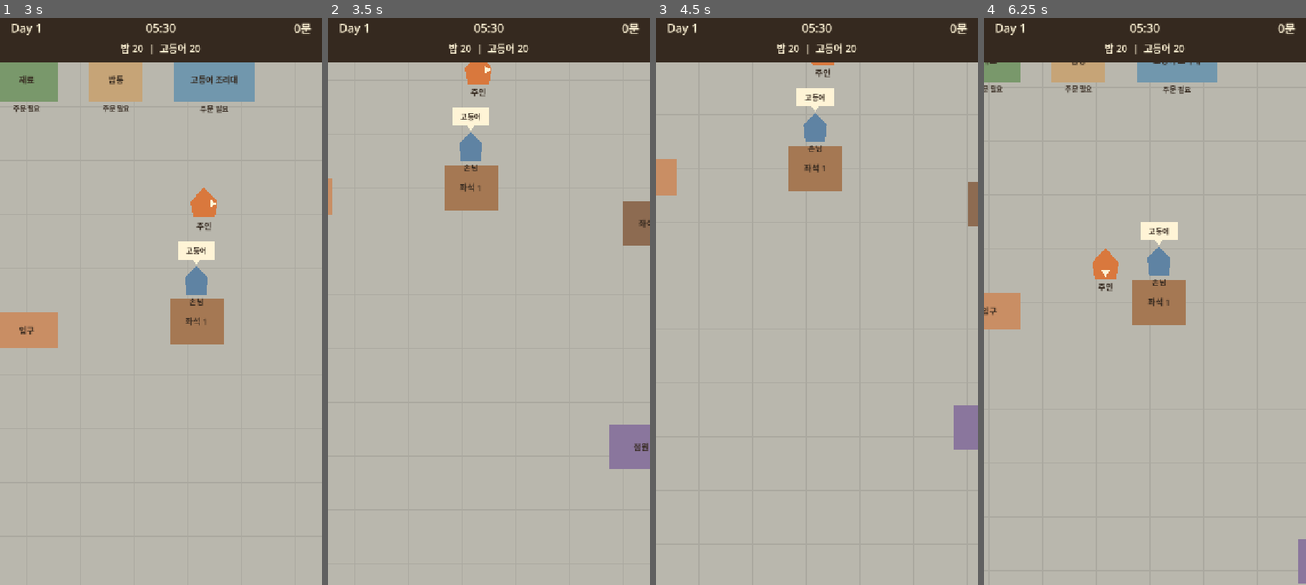
Above: before the commit, frames 1-4 (left to right).
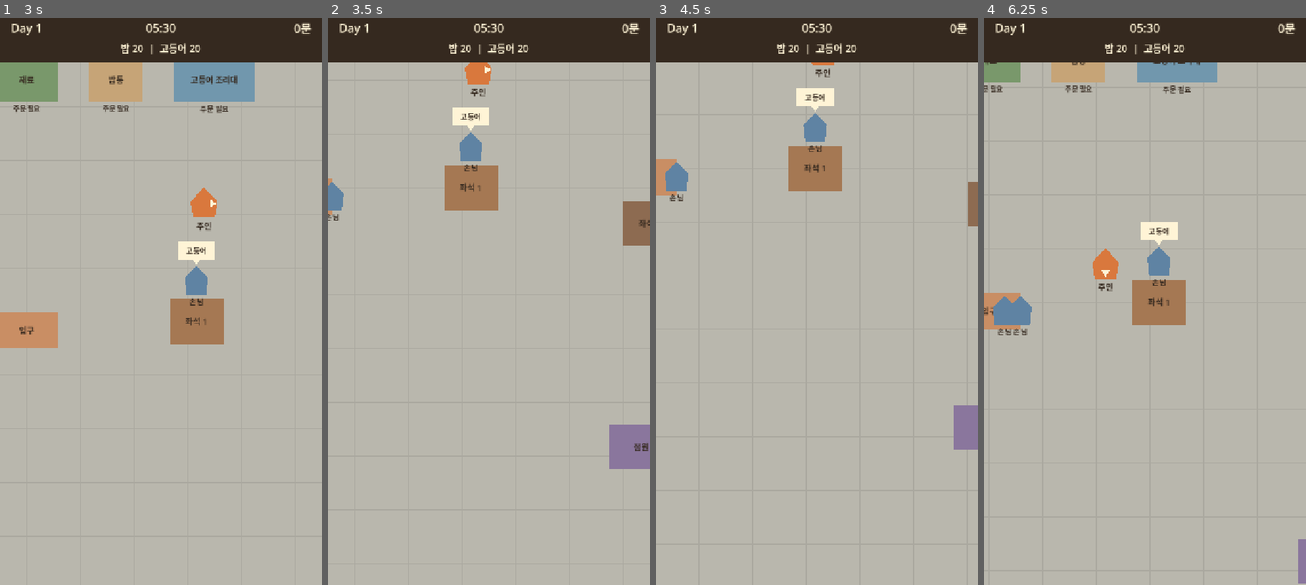
Above: after the commit, the same moments.

Repository: KwangSon/street
Game: Godot game, scene res://srcs/main.tscn
Same seed, same stepped clock (60 frames per second), same inputs: the game is played once before the commit and once after it.
Inputs (mouse positions are in pixels of both pictures, inside the frame that each line leads up to):
- Up to frame 1 (3 s): tap Enter at 0.5 s; move the mouse to (231, 267) at 0.52 s; hold Right 0.53-1.25 s; hold Shift 0.53-1.25 s; click (231, 267) at 0.67 s; drag from (96, 329) to (144, 414) at 1.27 s; move the mouse to (193, 171) at 2.02 s; hold Right 2.03-2.75 s; tap Ctrl at 2.1 s; tap Space at 2.75 s; drag from (144, 414) to (64, 210) at 2.77 s
- Up to frame 2 (3.5 s): no input
- Up to frame 3 (4.5 s): move the mouse to (913, 386) at 3.52 s; tap Alt at 3.6 s; tap Enter at 4.25 s; drag from (720, 210) to (768, 154) at 4.27 s
- Up to frame 4 (6.25 s): tap Space at 5 s; move the mouse to (1161, 295) at 5.02 s; hold Shift 5.03-5.75 s; click (1161, 295) at 5.17 s; tap Enter at 5.75 s; drag from (1096, 154) to (1080, 329) at 5.77 s

Frame 1 is identical in both runs. In frame 2, 0.2% of the frame differs, in the area x 0-5%, y 28-36%; in frame 3, 0.3%; in frame 4, 0.6%, in the area x 2-15%, y 49-56%.

Commit message:
feat: show and promote waiting customers

Diff:
--- a/srcs/day/day_customer.gd
+++ b/srcs/day/day_customer.gd
@@ -20,6 +20,8 @@
 var _customer_id: String = ""
 var _seat_target: Vector2 = Vector2.ZERO
 var _moving_to_seat: bool = false
+var _queue_target: Vector2 = Vector2.ZERO
+var _moving_to_queue: bool = false
 var _exit_target: Vector2 = Vector2.ZERO
 var _moving_to_exit: bool = false
 var _order_bubble: Node2D
@@ -31,13 +33,10 @@
 
 func configure(
 	customer_id: String,
-	start_position: Vector2,
-	seat_target: Vector2
+	start_position: Vector2
 ) -> void:
 	_customer_id = customer_id
 	position = start_position
-	_seat_target = seat_target
-	_moving_to_seat = true
 	name = "Customer_%s" % customer_id
 
 
@@ -56,6 +55,9 @@
 	if _moving_to_seat:
 		_move_to_seat(delta)
 		return
+	if _moving_to_queue:
+		_move_to_queue(delta)
+		return
 	if _moving_to_exit:
 		_move_to_exit(delta)
 		return
@@ -84,12 +86,35 @@
 
 func get_order_target() -> DayCustomerOrderTarget:
 	return _order_target
+
+
+func assign_seat(seat_target: Vector2) -> void:
+	_seat_target = seat_target
+	_moving_to_seat = true
+	_moving_to_queue = false
+	_moving_to_exit = false
+
+
+func move_to_queue(queue_target: Vector2) -> void:
+	_queue_target = queue_target
+	_moving_to_queue = true
+	_moving_to_seat = false
+	_moving_to_exit = false
+
+
+func is_moving_to_queue() -> bool:
+	return _moving_to_queue
+
+
+func get_queue_target() -> Vector2:
+	return _queue_target
 
 
 func start_leaving(exit_target: Vector2) -> void:
 	_exit_target = exit_target
 	_moving_to_exit = true
 	_moving_to_seat = false
+	_moving_to_queue = false
 	_is_eating = false
 
 
@@ -224,3 +249,18 @@
 		offset.length() / maxf(delta, 0.0001)
 	)
 	move_and_slide()
+
+
+func _move_to_queue(delta: float) -> void:
+	var offset: Vector2 = _queue_target - position
+	if offset.length() <= ARRIVAL_DISTANCE:
+		position = _queue_target
+		velocity = Vector2.ZERO
+		_moving_to_queue = false
+		return
+
+	velocity = offset.normalized() * minf(
+		MOVE_SPEED,
+		offset.length() / maxf(delta, 0.0001)
+	)
+	move_and_slide()
--- a/srcs/day/day_customer_manager.gd
+++ b/srcs/day/day_customer_manager.gd
@@ -9,23 +9,43 @@
 const DayPaymentScript: Script = preload(
 	"res://srcs/day/day_payment.gd"
 )
+const DEFAULT_SPAWN_INTERVAL: float = 3.0
+
+var spawn_interval: float = DEFAULT_SPAWN_INTERVAL
 
 var _entrance_position: Vector2 = Vector2.ZERO
 var _seat_targets: Dictionary = {}
+var _queue_targets: Array[Vector2] = []
 var _customers: Dictionary = {}
 var _payments: Dictionary = {}
+var _spawn_time_remaining: float = DEFAULT_SPAWN_INTERVAL
 
 
 func configure(
 	entrance_position: Vector2,
-	seat_targets: Dictionary
+	seat_targets: Dictionary,
+	queue_targets: Array[Vector2] = []
 ) -> void:
 	_entrance_position = entrance_position
 	_seat_targets = seat_targets.duplicate(true)
+	_queue_targets = queue_targets.duplicate()
 
 
 func _ready() -> void:
-	call_deferred("_spawn_initial_customer")
+	_spawn_time_remaining = spawn_interval
+	call_deferred("_spawn_customer")
+
+
+func _process(delta: float) -> void:
+	if GameManager.get_customer_queue().size() >= (
+		GameManager.MAX_CUSTOMER_QUEUE
+	):
+		return
+	_spawn_time_remaining -= maxf(delta, 0.0)
+	if _spawn_time_remaining > 0.0:
+		return
+	_spawn_time_remaining = maxf(spawn_interval, 0.01)
+	_spawn_customer()
 
 
 func get_customer(customer_id: String) -> DayCustomer:
@@ -40,15 +60,21 @@
 	return _payments.get(customer_id) as DayPayment
 
 
-func _spawn_initial_customer() -> void:
-	if not GameManager.get_day_customer_ids().is_empty():
+func _spawn_customer() -> void:
+	if (
+		not _has_available_seat()
+		and GameManager.get_customer_queue().size()
+		>= GameManager.MAX_CUSTOMER_QUEUE
+	):
 		return
 
 	var customer_id: String = GameManager.create_day_customer()
 	var seat_id: String = _find_available_seat_id()
-	if seat_id.is_empty():
-		return
-	if not GameManager.try_assign_customer_to_seat(
+	var joins_queue: bool = seat_id.is_empty()
+	if joins_queue:
+		if not GameManager.try_enqueue_day_customer(customer_id):
+			return
+	elif not GameManager.try_assign_customer_to_seat(
 		customer_id,
 		seat_id
 	):
@@ -57,9 +83,15 @@
 	var customer: DayCustomer = DayCustomerScript.new()
 	customer.configure(
 		customer_id,
-		_entrance_position,
-		Vector2(_seat_targets[seat_id])
-	)
+		_entrance_position
+	)
+	if joins_queue:
+		var queue_index: int = (
+			GameManager.get_customer_queue().find(customer_id)
+		)
+		customer.move_to_queue(_get_queue_target(queue_index))
+	else:
+		customer.assign_seat(Vector2(_seat_targets[seat_id]))
 	customer.reached_seat.connect(_on_customer_reached_seat)
 	customer.finished_eating.connect(_on_customer_finished_eating)
 	customer.exited.connect(_on_customer_exited)
@@ -82,6 +114,57 @@
 	return ""
 
 
+func _has_available_seat() -> bool:
+	return not _find_available_seat_id().is_empty()
+
+
+func _get_queue_target(queue_index: int) -> Vector2:
+	if (
+		queue_index >= 0
+		and queue_index < _queue_targets.size()
+	):
+		return _queue_targets[queue_index]
+	return _entrance_position + Vector2(
+		60.0 * float(queue_index + 1),
+		0.0
+	)
+
+
+func _refresh_queue_targets() -> void:
+	var customer_queue: Array[String] = (
+		GameManager.get_customer_queue()
+	)
+	for queue_index: int in range(customer_queue.size()):
+		var customer: DayCustomer = get_customer(
+			customer_queue[queue_index]
+		)
+		if customer != null:
+			customer.move_to_queue(
+				_get_queue_target(queue_index)
+			)
+
+
+func _promote_next_customer() -> void:
+	var customer_queue: Array[String] = (
+		GameManager.get_customer_queue()
+	)
+	if customer_queue.is_empty():
+		return
+	var seat_id: String = _find_available_seat_id()
+	if seat_id.is_empty():
+		return
+	var customer_id: String = customer_queue[0]
+	if not GameManager.try_assign_customer_to_seat(
+		customer_id,
+		seat_id
+	):
+		return
+	var customer: DayCustomer = get_customer(customer_id)
+	if customer != null:
+		customer.assign_seat(Vector2(_seat_targets[seat_id]))
+	_refresh_queue_targets()
+
+
 func _on_customer_reached_seat(customer_id: String) -> void:
 	if not GameManager.mark_customer_seated(
 		customer_id,
@@ -139,4 +222,8 @@
 	_customers.erase(customer_id)
 	if customer != null:
 		customer.queue_free()
-	call_deferred("_spawn_initial_customer")
+	if _customers.is_empty():
+		_spawn_customer()
+	else:
+		_promote_next_customer()
+		_spawn_time_remaining = maxf(spawn_interval, 0.01)
--- a/srcs/screens/day_screen.gd
+++ b/srcs/screens/day_screen.gd
@@ -267,7 +267,12 @@
 		Vector2(120.0, 860.0),
 		{
 			"seat_1": Vector2(500.0, 750.0),
-		}
+		},
+		[
+			Vector2(190.0, 860.0),
+			Vector2(260.0, 860.0),
+			Vector2(330.0, 860.0),
+		]
 	)
 	_customer_manager.interactable_created.connect(
 		_on_customer_interactable_created
--- a/tests/test_day_screen.gd
+++ b/tests/test_day_screen.gd
@@ -74,6 +74,38 @@
 	)
 
 
+func test_screen_customer_queue_stops_at_three_waiting() -> void:
+	var screen: DayScreen = await _create_screen()
+	var customer_manager: DayCustomerManager = (
+		screen.get_customer_manager()
+	)
+	customer_manager.spawn_interval = 0.01
+	customer_manager._spawn_time_remaining = 0.01
+
+	await wait_physics_frames(20)
+
+	assert_eq(customer_manager.get_customer_count(), 4)
+	assert_eq(
+		GameManager.get_customer_queue(),
+		[
+			"customer_2",
+			"customer_3",
+			"customer_4",
+		]
+	)
+	assert_eq(
+		GameManager.get_day_customer("customer_2")["state"],
+		GameManager.CUSTOMER_WAITING_IN_QUEUE
+	)
+	assert_eq(
+		customer_manager.get_customer(
+			"customer_2"
+		).get_queue_target(),
+		Vector2(190.0, 860.0)
+	)
+	assert_null(customer_manager.get_customer("customer_5"))
+
+
 func test_station_approach_without_order_does_not_start_crafting() -> void:
 	var screen: DayScreen = await _create_screen()
 	var station: MackerelStation = screen.get_mackerel_station()
@@ -167,8 +199,14 @@
 
 func test_matching_plate_is_served_and_customer_finishes_eating() -> void:
 	var screen: DayScreen = await _create_screen()
+	var customer_manager: DayCustomerManager = (
+		screen.get_customer_manager()
+	)
+	customer_manager.spawn_interval = 0.01
+	customer_manager._spawn_time_remaining = 0.01
+	await wait_physics_frames(20)
 	var customer: DayCustomer = (
-		screen.get_customer_manager().get_customer("customer_1")
+		customer_manager.get_customer("customer_1")
 	)
 	customer.position = customer.get_seat_target()
 	customer.eating_duration = 0.1
@@ -204,9 +242,6 @@
 		"계산"
 	)
 
-	var customer_manager: DayCustomerManager = (
-		screen.get_customer_manager()
-	)
 	var payment: DayPayment = customer_manager.get_payment(
 		"customer_1"
 	)
@@ -231,6 +266,18 @@
 			"seat_1"
 		],
 		"customer_2"
+	)
+	assert_eq(
+		GameManager.get_customer_queue(),
+		[
+			"customer_3",
+			"customer_4",
+			"customer_5",
+		]
+	)
+	assert_eq(
+		GameManager.get_day_customer("customer_2")["state"],
+		GameManager.CUSTOMER_MOVING_TO_SEAT
 	)
 
 
Not shown, changed: AGENTS.md
Not shown, changed: README.md
Not shown, changed: docs/10_implementation_order.md
